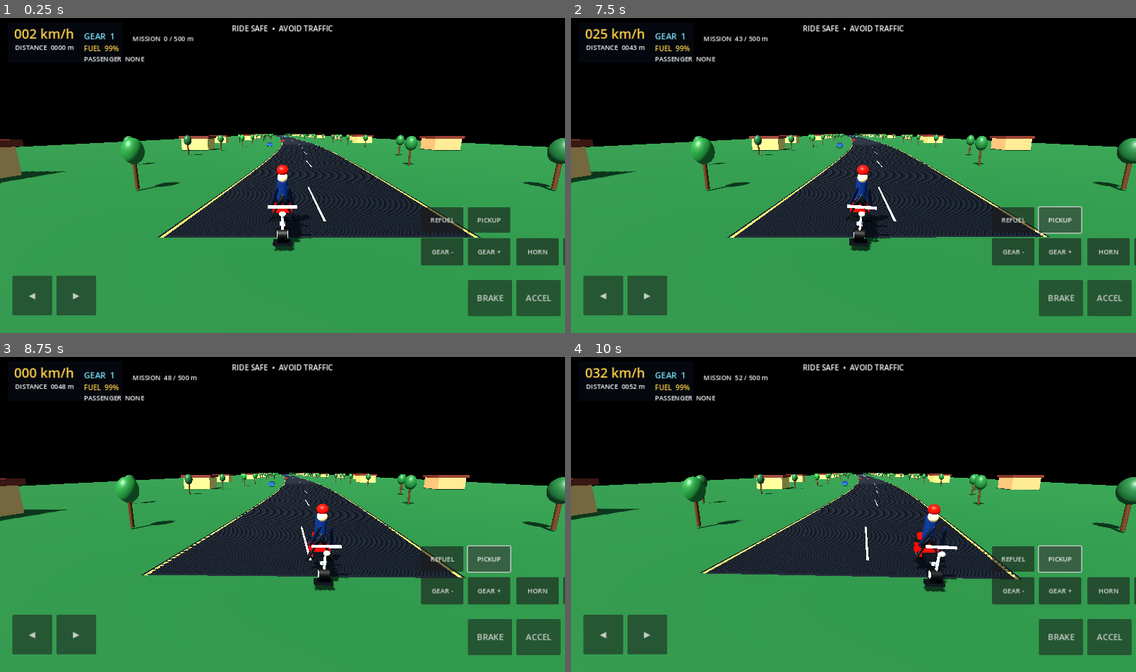
Above: before the commit, frames 1-4 (two rows, left to right).
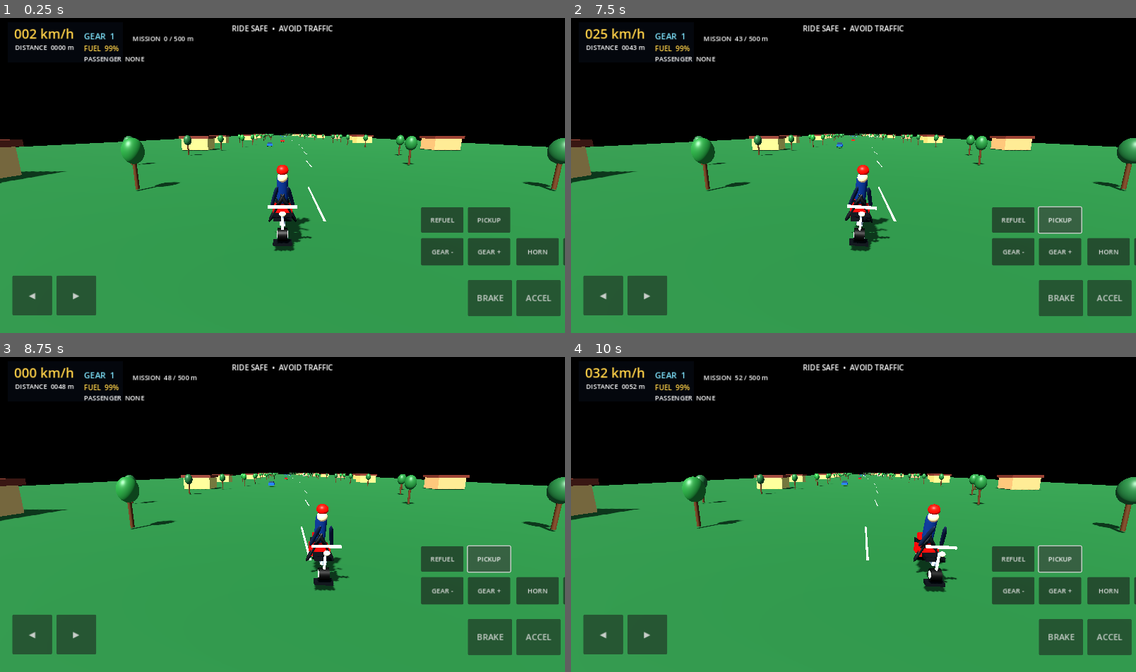
Above: after the commit, the same moments.

Repository: annukumar6280-glitch/GameMela-Android
Game: Godot game, scene res://scenes/bike_simulator.tscn
Same seed, same stepped clock (60 frames per second), same inputs: the game is played once before the commit and once after it.
Inputs:
- Up to frame 1 (0.25 s): no input
- Up to frame 2 (7.5 s): click "◀" at 0.5 s; click "▶" at 1.25 s; click "BRAKE" at 2 s; click "ACCEL" at 2.75 s; click "GEAR +" at 3.5 s; click "GEAR -" at 4.25 s; click "HORN" at 5 s; click "REFUEL" at 5.75 s; click "PICKUP" at 6.5 s; tap Enter at 7.25 s; hold D from 7.28 s (still down); hold H from 7.28 s (still down)
- Up to frame 3 (8.75 s): release D at 8.03 s; release H at 8.03 s; hold S from 8.03 s (still down); tap H at 8.1 s
- Up to frame 4 (10 s): release S at 8.78 s; hold D 8.78-9.53 s; hold H 8.78-9.53 s; hold W from 9.53 s (still down); tap H at 9.6 s

The runs differ from the first frame. In frame 1, 8.8% of the frame differs, in the area x 27-86%, y 37-70%; in frame 2, 8.7%; in frame 3, 8.8%, in the area x 25-83%, y 37-71%; in frame 4, 8.7%.

Commit message:
Fix upward-facing normals on generated curved road mesh

Diff:
--- a/bike_simulator/scripts/bike_simulator.gd
+++ b/bike_simulator/scripts/bike_simulator.gd
@@ -141,7 +141,7 @@
 		vertices.append(Vector3(x + width * 0.5, -0.105, z))
 		if i < segments:
 			var a := i * 2
-			indices.append_array(PackedInt32Array([a, a + 2, a + 1, a + 1, a + 2, a + 3]))
+			indices.append_array(PackedInt32Array([a, a + 1, a + 2, a + 1, a + 3, a + 2]))
 	var arrays := []
 	arrays.resize(Mesh.ARRAY_MAX)
 	arrays[Mesh.ARRAY_VERTEX] = vertices
